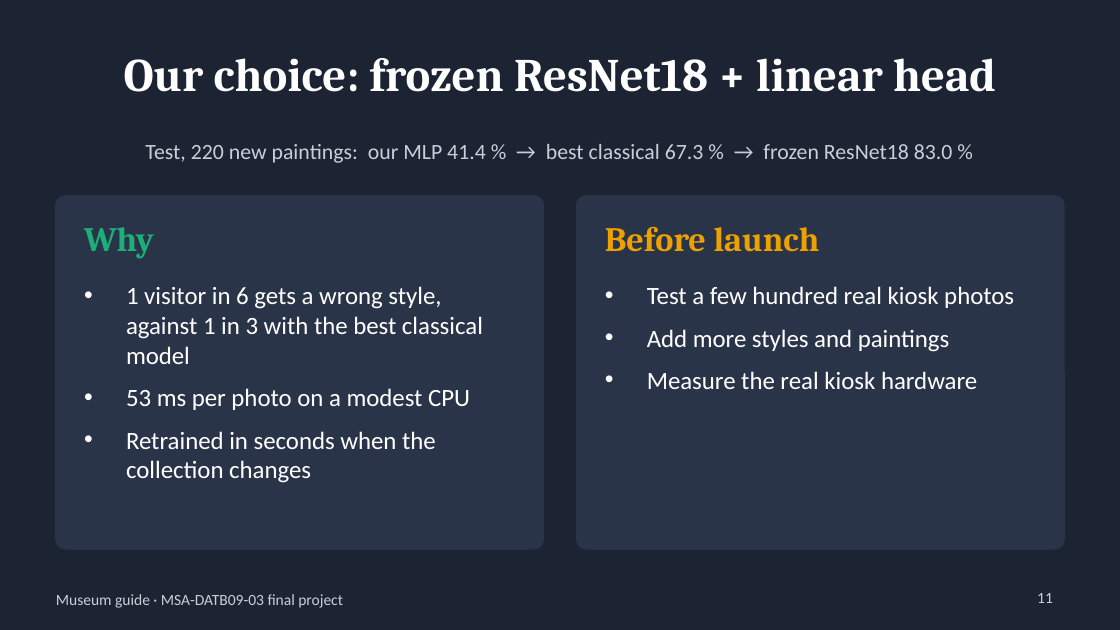
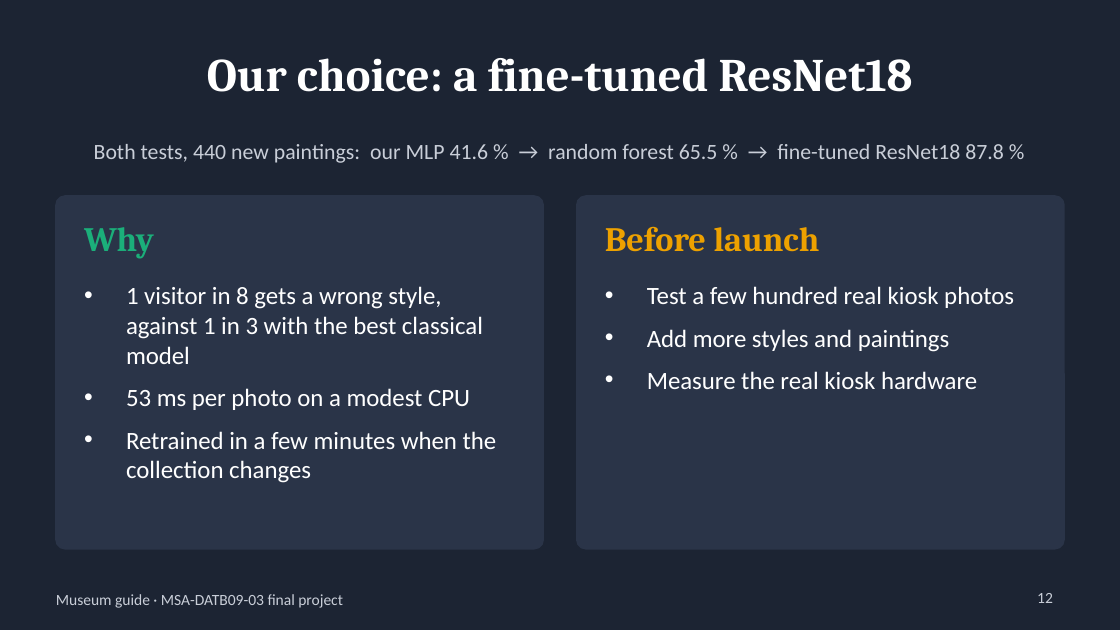
Before and after one commit to BenjaminAHS/neural-network-project, a slide deck: slide 12 of docs/museum_guide_presentation.pptx (slide 11 before the commit). Drawn at 1120x630 pixels with LibreOffice and Linux fonts; fonts in the diff are those of the drawing. Boxes give left, top, right and bottom in pixels: in the first picture for what was removed or moved away, otherwise in the second. Text is boxed around its words. In the diff, an @@ line names an element or a change of style, - is before the commit and + after.

Commit message:
Add the second test to the talk and recommend the fine-tuned ResNet18

```diff
--- a/docs/museum_guide_presentation.pptx
+++ b/docs/museum_guide_presentation.pptx
@@ title at box(207, 58, 913, 92): text changed @@
-Our choice: frozen ResNet18 + linear head
+Our choice: a fine-tuned ResNet18
@@ text at box(94, 144, 1004, 163): text changed @@
-Test, 220 new paintings: our MLP 41.4 % → best classical 67.3 % → frozen ResNet18 83.0 %
+Both tests, 440 new paintings: our MLP 41.6 % → random forest 65.5 % → fine-tuned ResNet18 87.8 %
@@ text at box(126, 286, 483, 364): text changed @@
-• 1 visitor in 6 gets a wrong style, against 1 in 3 with the best classical model
+• 1 visitor in 8 gets a wrong style, against 1 in 3 with the best classical model
@@ text at box(126, 431, 497, 483): text changed @@
-• Retrained in seconds when the collection changes
+• Retrained in a few minutes when the collection changes
@@ page number at box(1037, 593, 1053, 603): text changed @@
-11
+12
```
Also in this commit, not shown: 10 other slides changed, 1 slide added, 4 other files.
